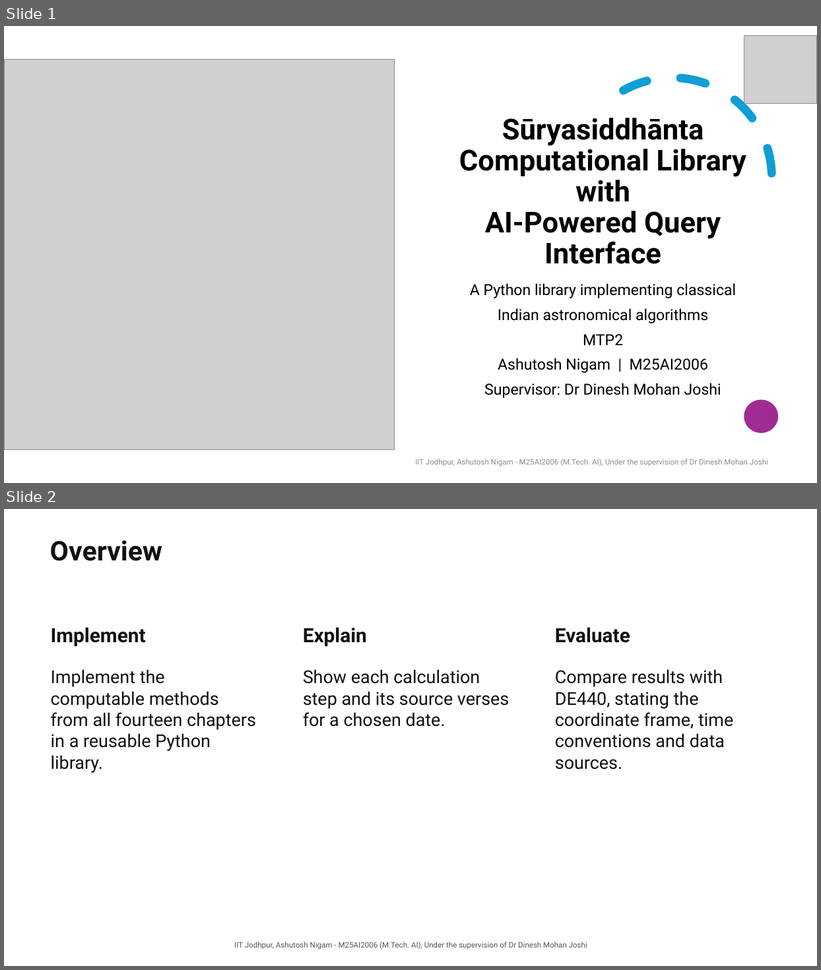
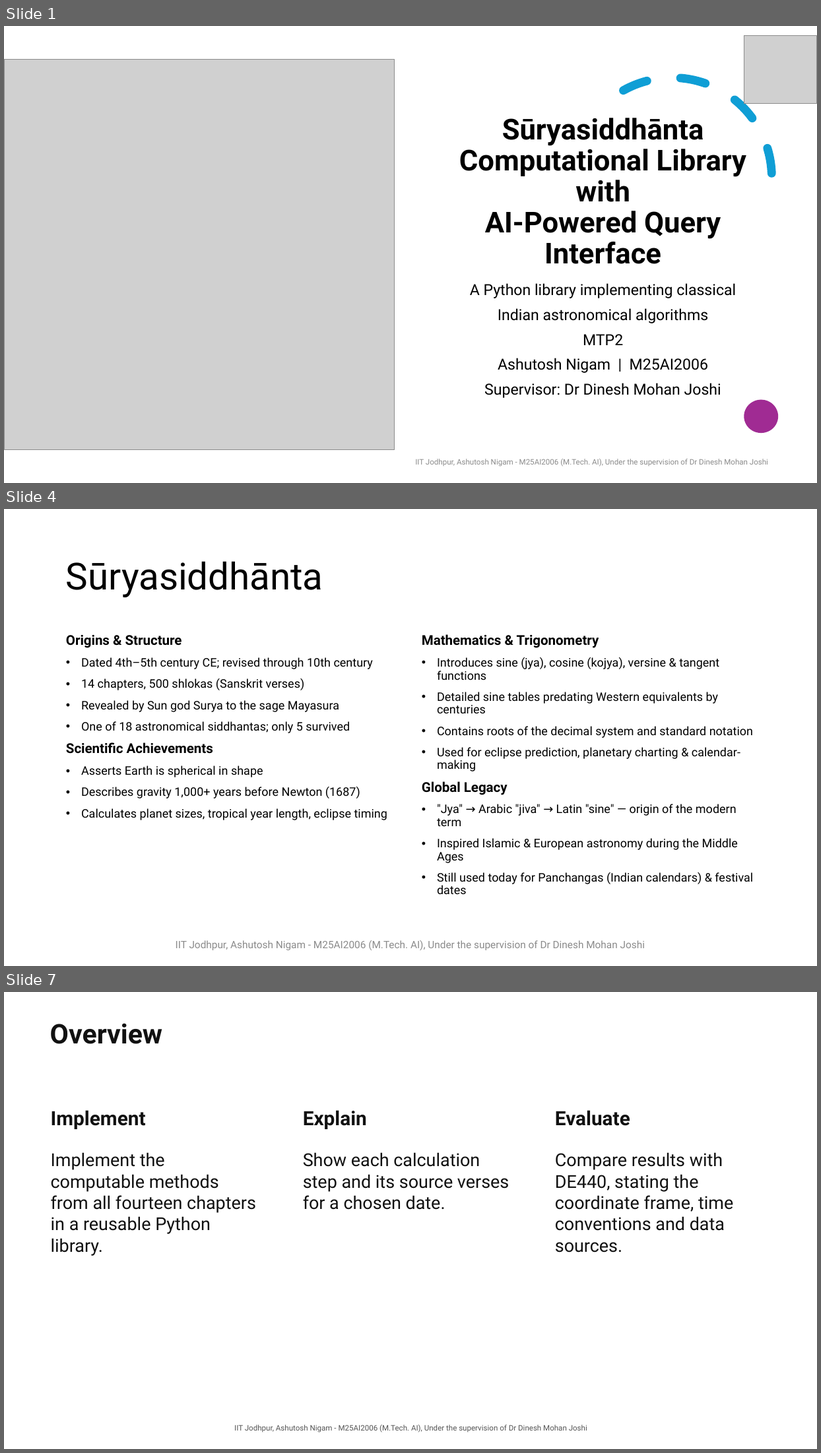
Before and after one commit to mrashutoshnigam/surya-siddhanta, a slide deck: docs/presentation/Surya_Siddhanta_MTP2_Presentation.pptx. Shown one above the other, each under a label of ours: slides 1 and 2 before the commit, slides 1, 4 and 7 after it; the slides between them are not shown. The pictures are 821x970 and 821x1453 pixels, drawn with LibreOffice and Linux fonts; fonts in the diff are those of the drawing; grey boxes stand for pictures; background and template pictures are left out. Boxes give left, top, right and bottom in pixels: in the first picture for what was removed or moved away, otherwise in the second. Text is boxed around its words. In the diff, an @@ line names an element or a change of style, - is before the commit and + after.

```diff
--- a/docs/presentation/Surya_Siddhanta_MTP2_Presentation.pptx
+++ b/docs/presentation/Surya_Siddhanta_MTP2_Presentation.pptx
@@ slide 4 added at (4, 509, 817, 966), background picture (left out) @@
@@ title added at (66, 561, 323, 597), 44 pt, text #000000 @@
+Sūryasiddhānta
@@ text added at (66, 635, 387, 821), 14 pt, text #000000 @@
+Origins & Structure
+• Dated 4th–5th century CE; revised through 10th century
+• 14 chapters, 500 shlokas (Sanskrit verses)
+• Revealed by Sun god Surya to the sage Mayasura
+• One of 18 astronomical siddhantas; only 5 survived
+Scientific Achievements
+• Asserts Earth is spherical in shape
+• Describes gravity 1,000+ years before Newton (1687)
+• Calculates planet sizes, tropical year length, eclipse timing
@@ text added at (422, 634, 753, 894), 14 pt, text #000000 @@
+Mathematics & Trigonometry
+• Introduces sine (jya), cosine (kojya), versine & tangent functions
+• Detailed sine tables predating Western equivalents by centuries
+• Contains roots of the decimal system and standard notation
+• Used for eclipse prediction, planetary charting & calendar-making
+Global Legacy
+• "Jya" → Arabic "jiva" → Latin "sine" — origin of the modern term
+• Inspired Islamic & European astronomy during the Middle Ages
+• Still used today for Panchangas (Indian calendars) & festival dates
@@ text added at (176, 941, 645, 951), 12 pt, text #8C8C8C @@
+IIT Jodhpur, Ashutosh Nigam - M25AI2006 (M.Tech. AI), Under the supervision of Dr Dinesh Mohan Joshi
@@ what was slide 2 is now slide 7 @@
```
Also in this commit, not shown: 4 other slides added, 1 other file.
